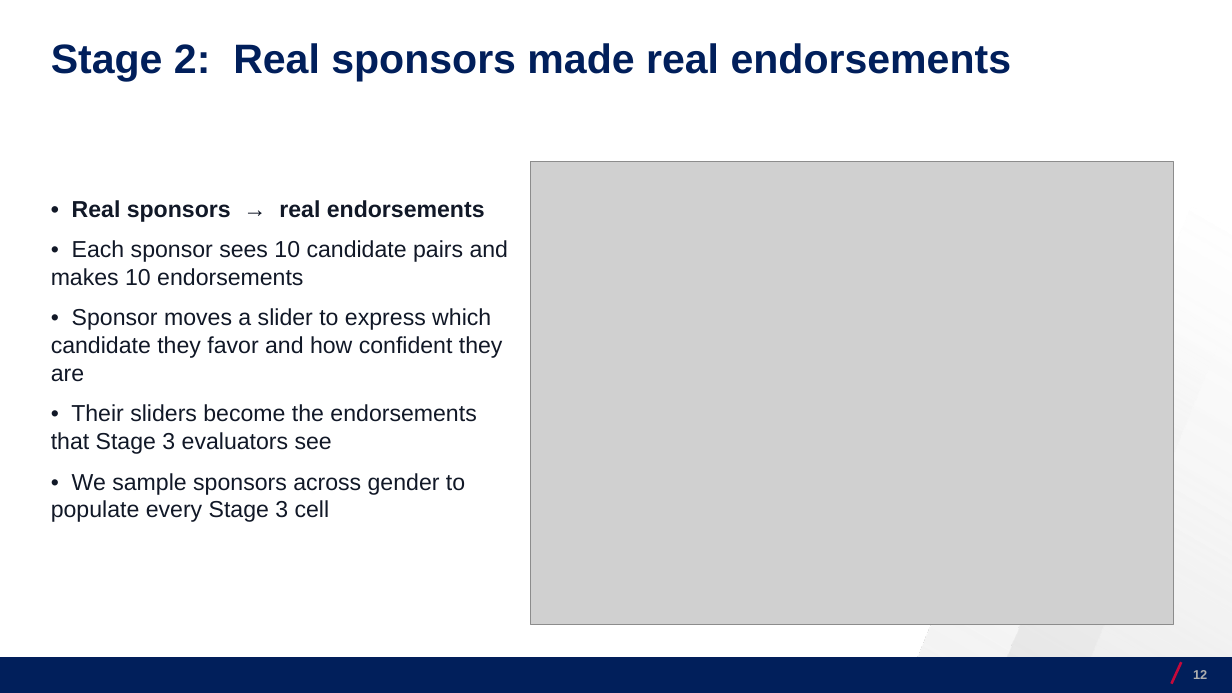
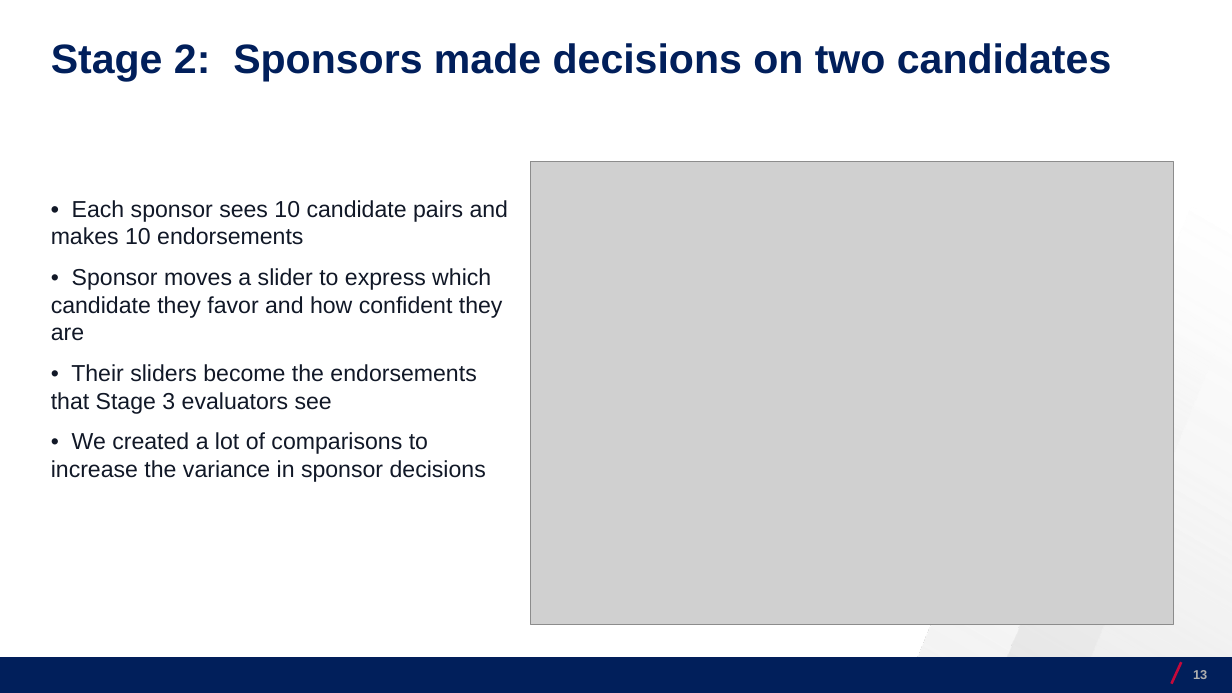
Before and after one commit to josecerv/sponsorship-network, a slide deck: slide 13 of docs/UChicago-0410.pptx (slide 12 before the commit). Drawn at 1232x693 pixels with LibreOffice and Linux fonts; fonts in the diff are those of the drawing; grey boxes stand for pictures; background and template pictures are left out. Boxes give left, top, right and bottom in pixels: in the first picture for what was removed or moved away, otherwise in the second. Text is boxed around its words. In the diff, an @@ line names an element or a change of style, - is before the commit and + after.

```diff
--- a/docs/UChicago-0410.pptx
+++ b/docs/UChicago-0410.pptx
@@ text at [51,43,1111,81]: text changed @@
-Stage 2: Real sponsors made real endorsements
+Stage 2: Sponsors made decisions on two candidates
@@ text at [51,200,509,245]: bold on in "•" @@
@@ text at [72,200,485,222]: paragraph removed @@
-• Real sponsors → real endorsements
@@ text at [51,432,486,482]: text changed @@
-• We sample sponsors across gender to populate every Stage 3 cell
+• We created a lot of comparisons to increase the variance in sponsor decisions
```
Also in this commit, not shown: 14 other slides changed, 2 slides added, 2 slides removed, 18 other files.
